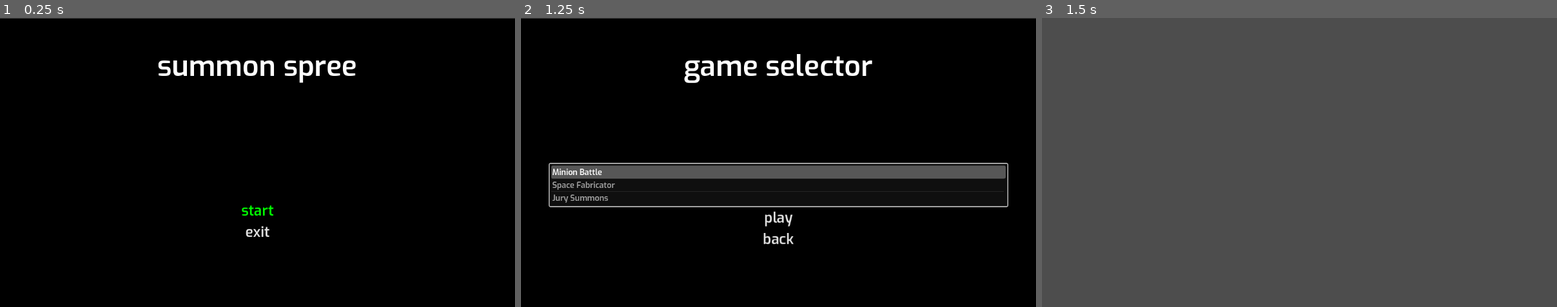
Above: before the commit, frames 1-3 (left to right).
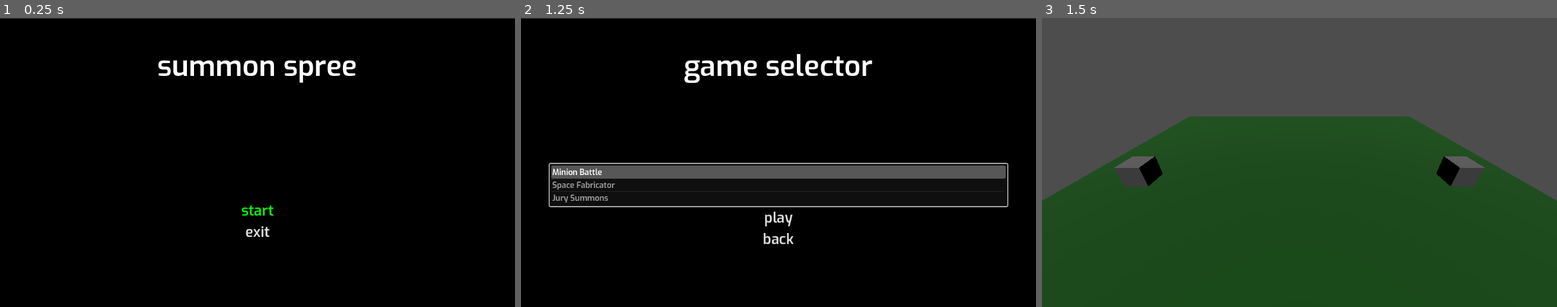
Above: after the commit, the same moments.

Repository: mswieboda/summon-spree
Game: Godot game, scene res://scenes/main_menu/main_menu.tscn
Same seed, same stepped clock (60 frames per second), same inputs: the game is played once before the commit and once after it.
Inputs:
- Up to frame 1 (0.25 s): no input
- Up to frame 2 (1.25 s): click "start" at 0.5 s
- Up to frame 3 (1.5 s): click "play" at 1.25 s

Frames 1-2 are identical in both runs. In frame 3, 57% of the frame differs, in the area x 0-100%, y 34-100%.

Commit message:
initial castles

Diff:
--- a/scenes/games/minion_battle/minion_battle.tscn
+++ b/scenes/games/minion_battle/minion_battle.tscn
@@ -1,3 +1,38 @@
-[gd_scene format=3 uid="uid://bdb4c5tld3yn7"]
+[gd_scene load_steps=5 format=3 uid="uid://bdb4c5tld3yn7"]
+
+[ext_resource type="PackedScene" uid="uid://cwaeu50psqsf3" path="res://scenes/games/minion_battle/objs/castle.tscn" id="1_mldg5"]
+
+[sub_resource type="BoxShape3D" id="BoxShape3D_sje1m"]
+
+[sub_resource type="StandardMaterial3D" id="StandardMaterial3D_p4o0w"]
+albedo_color = Color(0, 0.270588, 0, 1)
+
+[sub_resource type="BoxMesh" id="BoxMesh_0xi1a"]
+material = SubResource("StandardMaterial3D_p4o0w")
 
 [node name="minion_battle" type="Node3D"]
+
+[node name="floor" type="Node3D" parent="."]
+transform = Transform3D(20, 0, 0, 0, 0.1, 0, 0, 0, 20, 0, 0, 0)
+
+[node name="floor" type="StaticBody3D" parent="floor"]
+
+[node name="collision" type="CollisionShape3D" parent="floor/floor"]
+shape = SubResource("BoxShape3D_sje1m")
+
+[node name="mesh" type="MeshInstance3D" parent="floor/floor"]
+mesh = SubResource("BoxMesh_0xi1a")
+
+[node name="camera" type="Camera3D" parent="."]
+transform = Transform3D(1, 0, 0, 0, 0.866025, 0.5, 0, -0.5, 0.866025, 0, 5, 7)
+
+[node name="sun" type="DirectionalLight3D" parent="."]
+transform = Transform3D(1, 0, 0, 0, 0.347312, 0.93775, 0, -0.93775, 0.347312, 0, 13.2794, 5.8049)
+
+[node name="castles" type="Node3D" parent="."]
+
+[node name="castle_player" parent="castles" instance=ExtResource("1_mldg5")]
+transform = Transform3D(1, 0, 0, 0, 1, 0, 0, 0, 1, -7, 0.5, 0)
+
+[node name="castle_cpu" parent="castles" instance=ExtResource("1_mldg5")]
+transform = Transform3D(1, 0, 0, 0, 1, 0, 0, 0, 1, 7, 0.5, 0)
--- /dev/null
+++ b/scenes/games/minion_battle/objs/castle.tscn
@@ -0,0 +1,19 @@
+[gd_scene load_steps=4 format=3 uid="uid://cwaeu50psqsf3"]
+
+[sub_resource type="BoxShape3D" id="BoxShape3D_ofmhh"]
+
+[sub_resource type="StandardMaterial3D" id="StandardMaterial3D_bna4l"]
+albedo_color = Color(0.333333, 0.333333, 0.333333, 1)
+
+[sub_resource type="BoxMesh" id="BoxMesh_h3chh"]
+material = SubResource("StandardMaterial3D_bna4l")
+
+[node name="castle" type="Node3D"]
+
+[node name="castle" type="StaticBody3D" parent="."]
+
+[node name="collision" type="CollisionShape3D" parent="castle"]
+shape = SubResource("BoxShape3D_ofmhh")
+
+[node name="mesh" type="MeshInstance3D" parent="castle"]
+mesh = SubResource("BoxMesh_h3chh")
